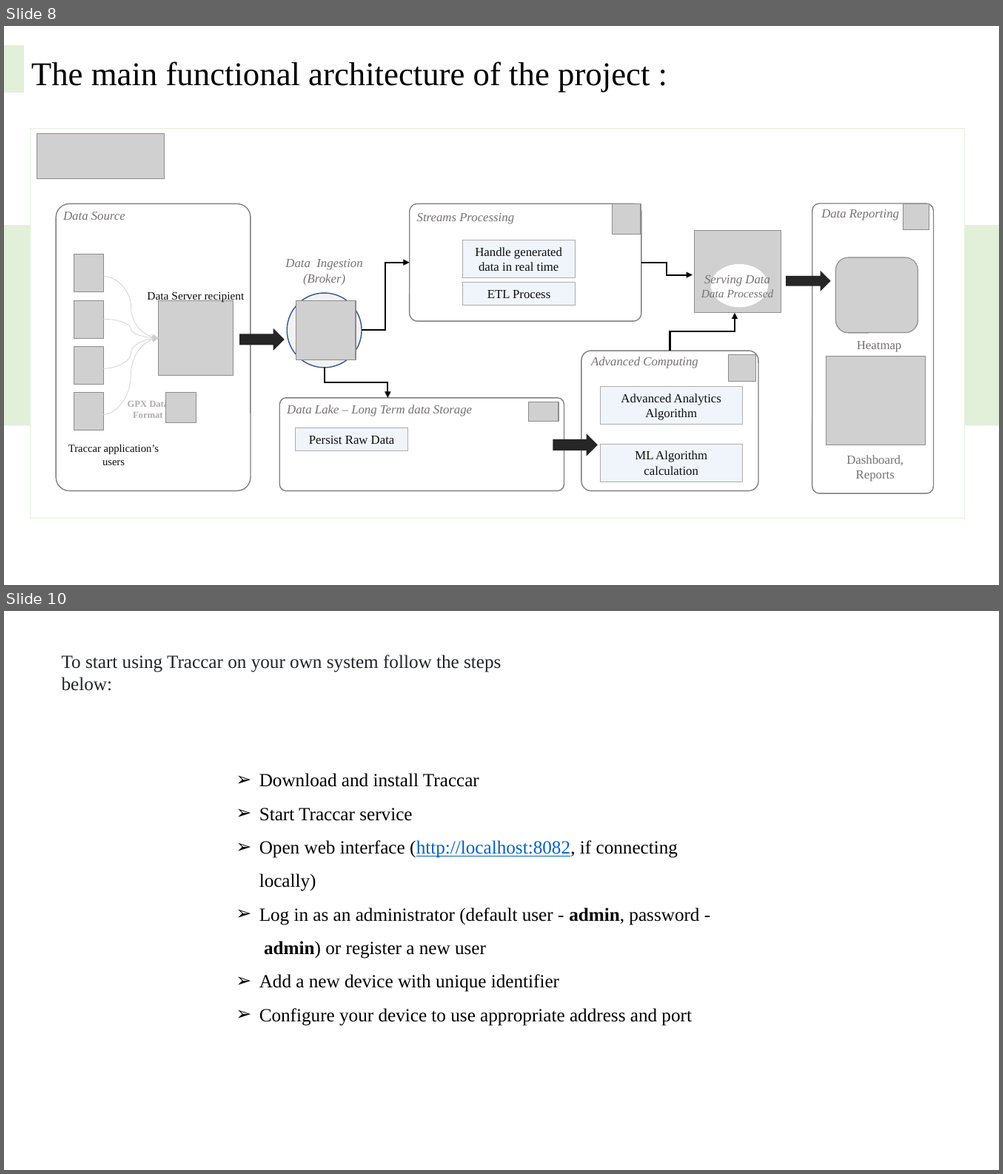
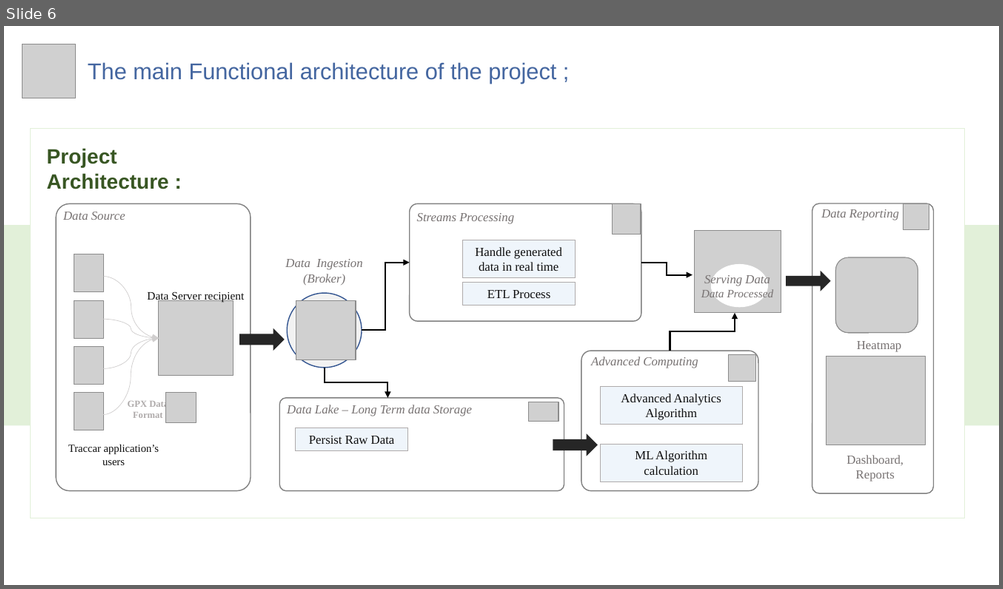
Before and after one commit to MiSalah/Real-Time-Data-Streaming-Analytics-System-for-tracking-Pedestrians, a slide deck: Progress' Presentations/Etat d'avancement - S1.pptx. Shown one above the other, each under a label of ours: slides 8 and 10 before the commit, slide 6 after it; the slides between them are not shown. The pictures are 1003x1174 and 1003x589 pixels, drawn with LibreOffice and Linux fonts; fonts in the diff are those of the drawing; grey boxes stand for pictures; background and template pictures are left out. Boxes give left, top, right and bottom in pixels: in the first picture for what was removed or moved away, otherwise in the second. Text is boxed around its words. In the diff, an @@ line names an element or a change of style, - is before the commit and + after.

```diff
--- a/Progress' Presentations/Etat d'avancement - S1.pptx
+++ b/Progress' Presentations/Etat d'avancement - S1.pptx
@@ slide 10 removed at [4, 611, 999, 1170], background #FFFFFF @@
@@ text removed at [62, 655, 501, 691] @@
-To start using Traccar on your own system follow the steps below:
@@ text removed at [259, 773, 699, 1026] @@
-➢ Download and install Traccar
-➢ Start Traccar service
-➢ Open web interface (http://localhost:8082, if connecting locally)
-➢ Log in as an administrator (default user - admin, password - admin) or register a new user
-➢ Add a new device with unique identifier
-➢ Configure your device to use appropriate address and port
@@ what was slide 8 is now slide 6 @@
@@ slide 6 changed as well @@
@@ rectangle removed at [4, 45, 24, 93] @@
@@ picture added at [22, 44, 76, 99] @@
@@ text at [88, 62, 556, 84]: text changed; size 32 to 22 pt; font Times New Roman to Arial; text colour #000000 to #4466A0 @@
-The main functional architecture of the project :
+The main Functional architecture of the project ;
@@ picture removed at [37, 133, 165, 179] @@
@@ text added at [47, 148, 169, 190], 20 pt, text #385723, bold @@
+Project Architecture :
```
Also in this commit, not shown: 5 other slides changed, 4 other slides removed.
